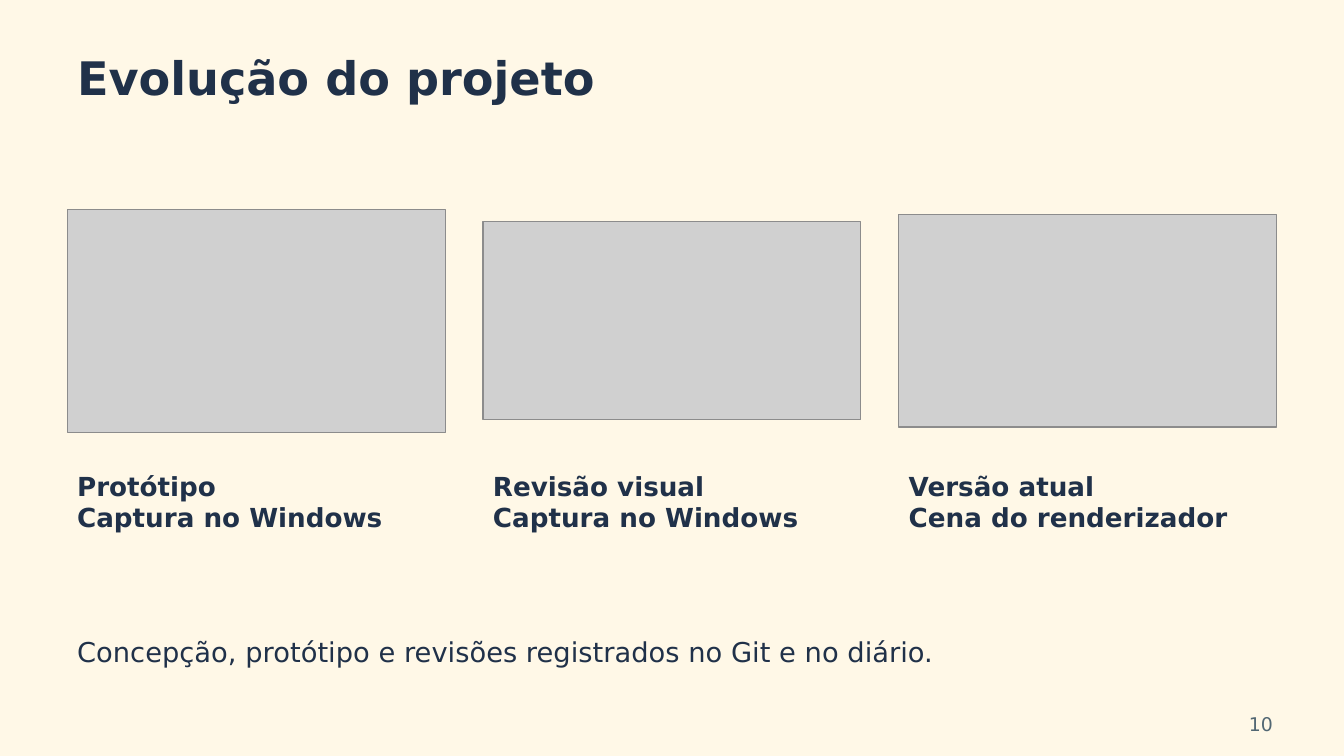
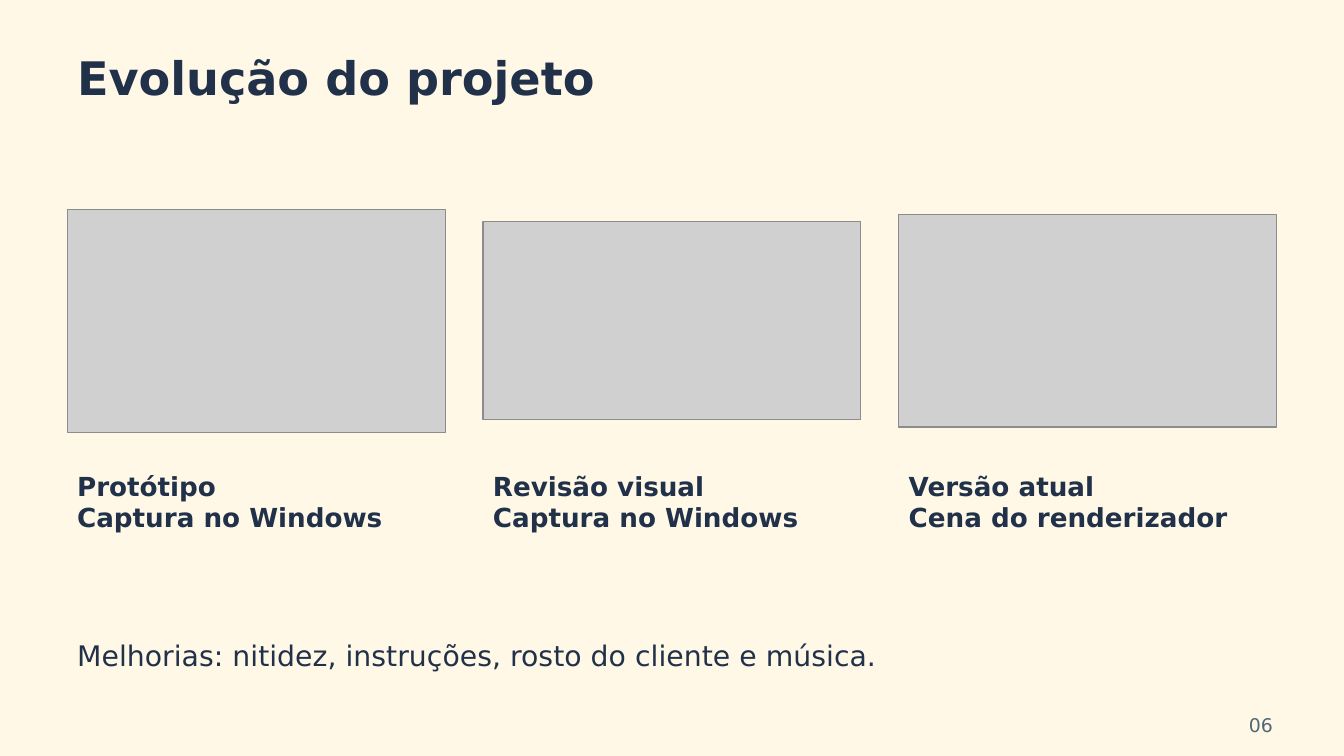
Before and after one commit to Danielpr614/corre-que-derrete, a slide deck: slide 6 of presentation/Corre_que_Derrete_Equipe_20261015.pptx (slide 10 before the commit). Drawn at 1344x756 pixels with LibreOffice and Linux fonts; fonts in the diff are those of the drawing; grey boxes stand for pictures. Boxes give left, top, right and bottom in pixels: in the first picture for what was removed or moved away, otherwise in the second. Text is boxed around its words. In the diff, an @@ line names an element or a change of style, - is before the commit and + after.

```diff
--- a/presentation/Corre_que_Derrete_Equipe_20261015.pptx
+++ b/presentation/Corre_que_Derrete_Equipe_20261015.pptx
@@ text at (x1=77, y1=643, x2=876, y2=672): text changed; size 19.5 to 20.2 pt @@
-Concepção, protótipo e revisões registrados no Git e no diário.
+Melhorias: nitidez, instruções, rosto do cliente e música.
@@ text at (x1=1249, y1=718, x2=1273, y2=733): text changed @@
-10
+06
```
Also in this commit, not shown: 1 other slide changed, 3 slides added, 10 slides removed, 6 other files.
